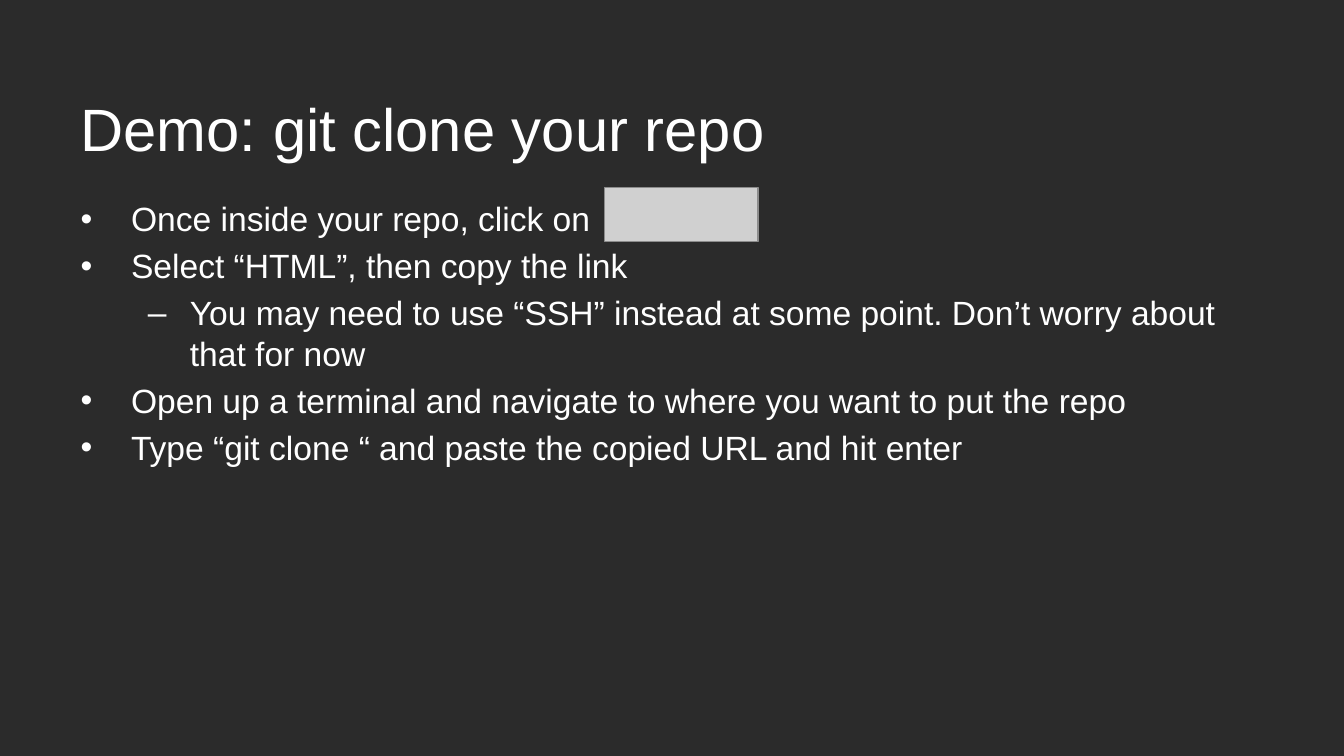
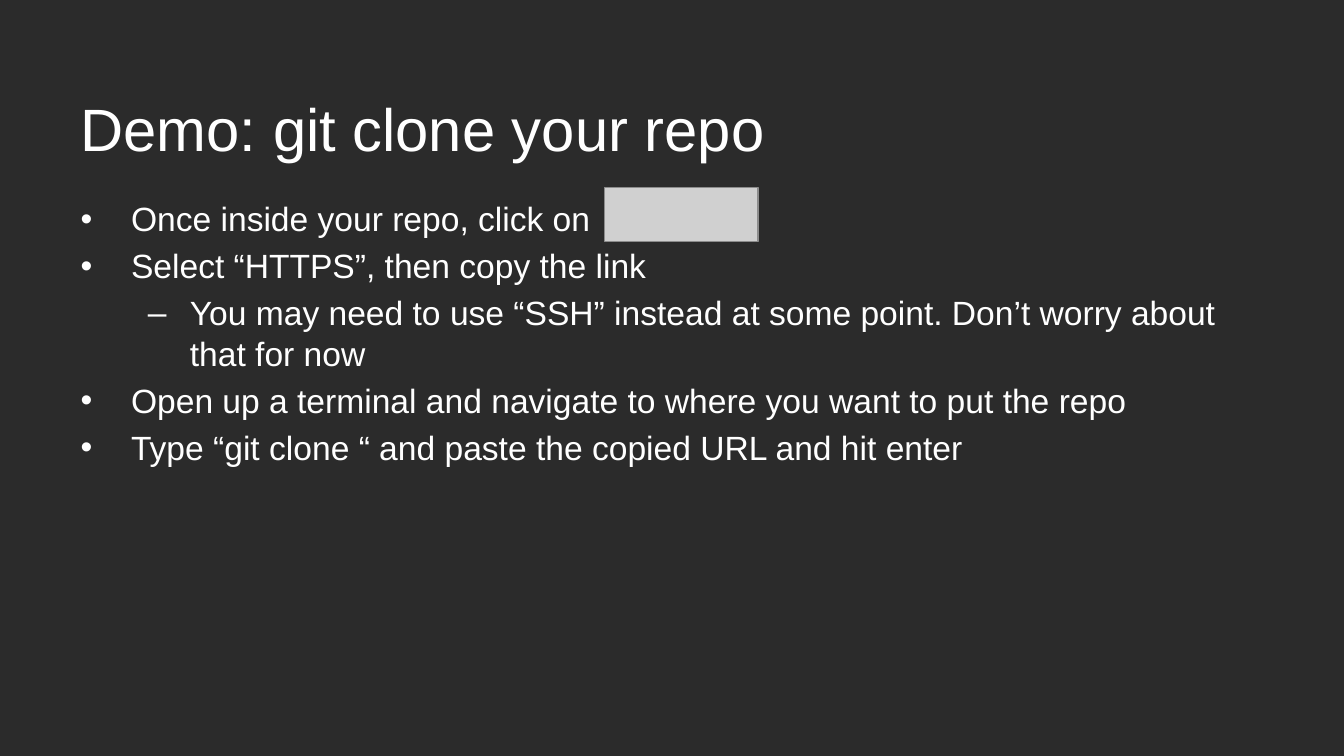
Before and after one commit to ece312-zhao/ece312-zhao.github.io, a slide deck: slide 4 of files/5_Github.pptx. Drawn at 1344x756 pixels with LibreOffice and Linux fonts; fonts in the diff are those of the drawing; grey boxes stand for pictures; background and template pictures are left out; a plain dark background stands for a picture behind light text. Boxes give left, top, right and bottom in pixels: in the first picture for what was removed or moved away, otherwise in the second. Text is boxed around its words. In the diff, an @@ line names an element or a change of style, - is before the commit and + after.

```diff
--- a/files/5_Github.pptx
+++ b/files/5_Github.pptx
@@ text at (131, 253, 646, 284): text changed @@
-• Select “HTML”, then copy the link
+• Select “HTTPS”, then copy the link
```
Also in this commit, not shown: 1 other slide changed, 1 other file.
